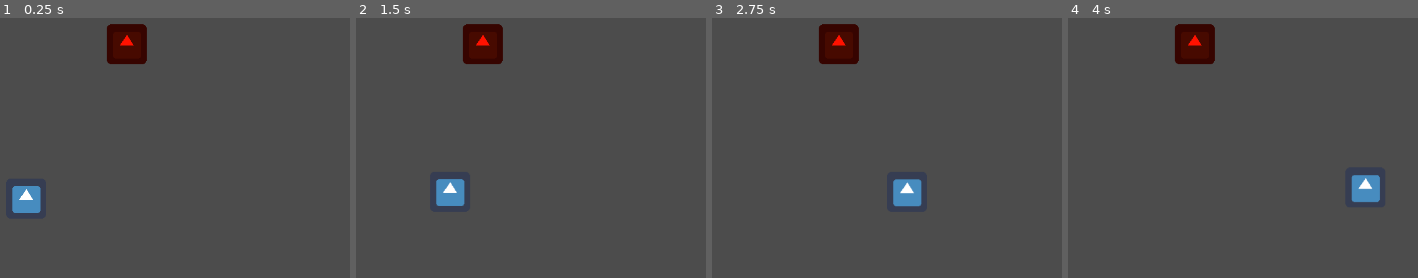
Above: before the commit, frames 1-4 (left to right).
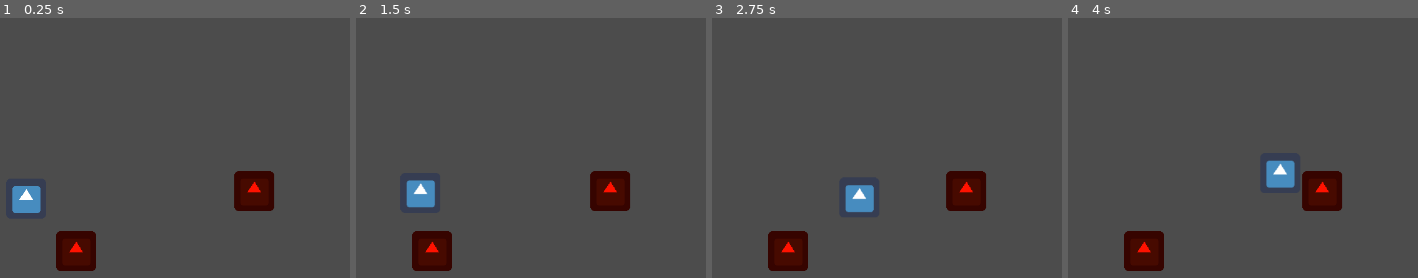
Above: after the commit, the same moments.

Repository: ktosox/GWJ66
Game: Godot game, scene res://experimental.tscn
Two runs of this game, one before a commit and one after it. Both use one fixed random seed, a clock stepped at 60 frames per second and the inputs below. The project has no main scene, so this scene is started directly. The engine's default icon, where the game draws it, is replaced by a stand-in: a white triangle on a blue panel in a dark square.
Inputs (mouse positions are in pixels of both pictures, inside the frame that each line leads up to):
- Up to frame 1 (0.25 s): no input
- Up to frame 2 (1.5 s): tap Enter at 0.5 s; move the mouse to (outside the picture) at 0.52 s; click (outside the picture) at 0.67 s; drag from (573, 246) to (outside the picture) at 1.27 s
- Up to frame 3 (2.75 s): move the mouse to (outside the picture) at 2.02 s; click (outside the picture) at 2.17 s
- Up to frame 4 (4 s): drag from (outside the picture) to (1204, 155) at 2.77 s; move the mouse to (outside the picture) at 3.52 s; click (outside the picture) at 3.67 s

The runs differ from the first frame. In frame 1, 5.2% of the frame differs, in the area x 16-79%, y 2-98%; in frame 2, 7.0%; in frame 3, 7.0%; in frame 4, 7.0%, in the area x 16-90%, y 2-98%.

Commit message:
movement now has an optional value that makes the agent seen drunk

Diff:
--- a/Game/experimental.gd
+++ b/Game/experimental.gd
@@ -23,7 +23,7 @@
 #	print(Navigation2DServer.region_get_connections_count(region) )
 	Navigation2DServer.map_force_update(map) # this one is needed if I dont call a diffrent function like the one above
 
-
+	#Navigation2DServer.free_rid(map) # this line is for when I'm done with a map
 
 
 func _input(event : InputEvent):
--- a/Game/experimental.tscn
+++ b/Game/experimental.tscn
@@ -1,13 +1,13 @@
-[gd_scene load_steps=7 format=2]
+[gd_scene load_steps=8 format=2]
 
 [ext_resource path="res://experimental.gd" type="Script" id=1]
 [ext_resource path="res://icon.png" type="Texture" id=2]
 [ext_resource path="res://stuff/escapee/escapee.tscn" type="PackedScene" id=3]
 
 [sub_resource type="NavigationPolygon" id=1]
-vertices = PoolVector2Array( 550, 245, 911, 401, 408, 279, 404, 548, 334, 359, 286, 137, 369, 130, 117, 449, 301, 404, 69, 571, 217, 23, 489, 41, 180, 123, 80, 107, 21, 305, 189, 369, 577, 130 )
-polygons = [ PoolIntArray( 0, 1, 2 ), PoolIntArray( 2, 3, 4, 5, 6 ), PoolIntArray( 7, 8, 9 ), PoolIntArray( 10, 11, 5, 12, 13 ), PoolIntArray( 7, 9, 14 ), PoolIntArray( 15, 7, 14, 12, 5 ), PoolIntArray( 6, 16, 0, 2 ), PoolIntArray( 4, 15, 5 ) ]
-outlines = [ PoolVector2Array( 286, 137, 489, 41, 217, 23, 80, 107, 180, 123, 21, 305, 69, 571, 301, 404, 117, 449, 189, 369, 334, 359, 404, 548, 408, 279, 911, 401, 550, 245, 577, 130, 369, 130 ) ]
+vertices = PoolVector2Array( 408, 279, 404, 548, 323, 366, 286, 137, 369, 130, 217, 23, 489, 41, 180, 123, 80, 107, 113, 444, 292, 444, 69, 571, 21, 305, 114, 364, 610, 176, 716, 275, 577, 130 )
+polygons = [ PoolIntArray( 0, 1, 2, 3, 4 ), PoolIntArray( 5, 6, 3, 7, 8 ), PoolIntArray( 9, 10, 11 ), PoolIntArray( 9, 11, 12, 13 ), PoolIntArray( 14, 15, 0 ), PoolIntArray( 2, 13, 12, 7, 3 ), PoolIntArray( 0, 4, 16, 14 ) ]
+outlines = [ PoolVector2Array( 286, 137, 489, 41, 217, 23, 80, 107, 180, 123, 21, 305, 69, 571, 292, 444, 113, 444, 114, 364, 323, 366, 404, 548, 408, 279, 716, 275, 610, 176, 577, 130, 369, 130 ) ]
 
 [sub_resource type="NavigationPolygon" id=4]
 vertices = PoolVector2Array( 671, 476, 548, 512, 454, 415, 499, 309, 538, 326 )
@@ -19,6 +19,9 @@
 "points": PoolVector2Array(  )
 }
 
+[sub_resource type="RectangleShape2D" id=6]
+extents = Vector2( 32, 32 )
+
 [node name="Experimental" type="Node2D"]
 script = ExtResource( 1 )
 
@@ -28,11 +31,26 @@
 [node name="NavigationPolygonInstance2" type="NavigationPolygonInstance" parent="."]
 navpoly = SubResource( 4 )
 
-[node name="Icon2" type="Sprite" parent="."]
-modulate = Color( 1, 0.0705882, 0, 1 )
-position = Vector2( 238, 74 )
-texture = ExtResource( 2 )
-
 [node name="Escapee" parent="." instance=ExtResource( 3 )]
 position = Vector2( 77, 321 )
 curve = SubResource( 5 )
+
+[node name="StaticBody2D" type="StaticBody2D" parent="."]
+position = Vector2( 442, 309 )
+
+[node name="Icon2" type="Sprite" parent="StaticBody2D"]
+modulate = Color( 1, 0.0705882, 0, 1 )
+texture = ExtResource( 2 )
+
+[node name="CollisionShape2D" type="CollisionShape2D" parent="StaticBody2D"]
+shape = SubResource( 6 )
+
+[node name="StaticBody2D2" type="StaticBody2D" parent="."]
+position = Vector2( 157, 405 )
+
+[node name="Icon2" type="Sprite" parent="StaticBody2D2"]
+modulate = Color( 1, 0.0705882, 0, 1 )
+texture = ExtResource( 2 )
+
+[node name="CollisionShape2D" type="CollisionShape2D" parent="StaticBody2D2"]
+shape = SubResource( 6 )
--- a/Game/stuff/escapee/escapee.gd
+++ b/Game/stuff/escapee/escapee.gd
@@ -14,8 +14,8 @@
 
 
 func get_path_to_point(target : Vector2):
-	var start = to_global($WhereToGo.position)
-	print(start, " : ",target)
+	var start = ($RigidBody2D.global_position + $WhereToGo.global_position)/2
+
 	return Navigation2DServer.map_get_path(map,start,target,true)
 
 
@@ -25,8 +25,14 @@
 	path_to_curve(get_path_to_point(global_point))
 	$AnimationPlayer.stop()
 	$AnimationPlayer.play("New Anim")
-	print(curve._data)
+
 	pass
+
+func _physics_process(delta):
+
+	if $RigidBody2D.position.distance_to($WhereToGo.position) > 45 :
+
+		move_to_point(to_global(curve.get_point_position(curve.get_point_count()-1)),map )
 
 func _ready():
 
--- a/Game/stuff/escapee/escapee.tscn
+++ b/Game/stuff/escapee/escapee.tscn
@@ -4,7 +4,7 @@
 [ext_resource path="res://stuff/escapee/escapee.gd" type="Script" id=2]
 
 [sub_resource type="CircleShape2D" id=4]
-radius = 31.0
+radius = 43.0116
 
 [sub_resource type="Animation" id=2]
 resource_name = "New Anim"
@@ -16,10 +16,10 @@
 tracks/0/imported = false
 tracks/0/enabled = true
 tracks/0/keys = {
-"times": PoolRealArray( 0, 10 ),
-"transitions": PoolRealArray( 1, 1 ),
+"times": PoolRealArray( 0, 0.2, 10 ),
+"transitions": PoolRealArray( 1, 1, 1 ),
 "update": 0,
-"values": [ 0.0, 1400.0 ]
+"values": [ 0.0, 0.0, 1400.0 ]
 }
 
 [sub_resource type="Animation" id=3]
@@ -48,6 +48,15 @@
 
 [node name="Mover" type="KinematicBody2D" parent="WhereToGo"]
 
+[node name="Line2D" type="Line2D" parent="WhereToGo/Mover"]
+visible = false
+modulate = Color( 0.243137, 1, 0, 1 )
+points = PoolVector2Array( -1, 0, 1, 0 )
+width = 50.0
+default_color = Color( 1, 1, 1, 1 )
+begin_cap_mode = 2
+end_cap_mode = 2
+
 [node name="RigidBody2D" type="RigidBody2D" parent="."]
 mode = 2
 
@@ -57,12 +66,17 @@
 [node name="PinJoint2D" type="PinJoint2D" parent="RigidBody2D"]
 node_a = NodePath("../../WhereToGo/Mover")
 node_b = NodePath("..")
-bias = 0.424
-softness = 4.76
+bias = 0.114
 
 [node name="CollisionShape2D" type="CollisionShape2D" parent="RigidBody2D"]
 shape = SubResource( 4 )
 
+[node name="Label" type="Label" parent="RigidBody2D"]
+margin_left = -20.0
+margin_top = -47.0
+margin_right = 20.0
+margin_bottom = -33.0
+
 [node name="AnimationPlayer" type="AnimationPlayer" parent="."]
 "anims/New Anim" = SubResource( 2 )
 anims/RESET = SubResource( 3 )
